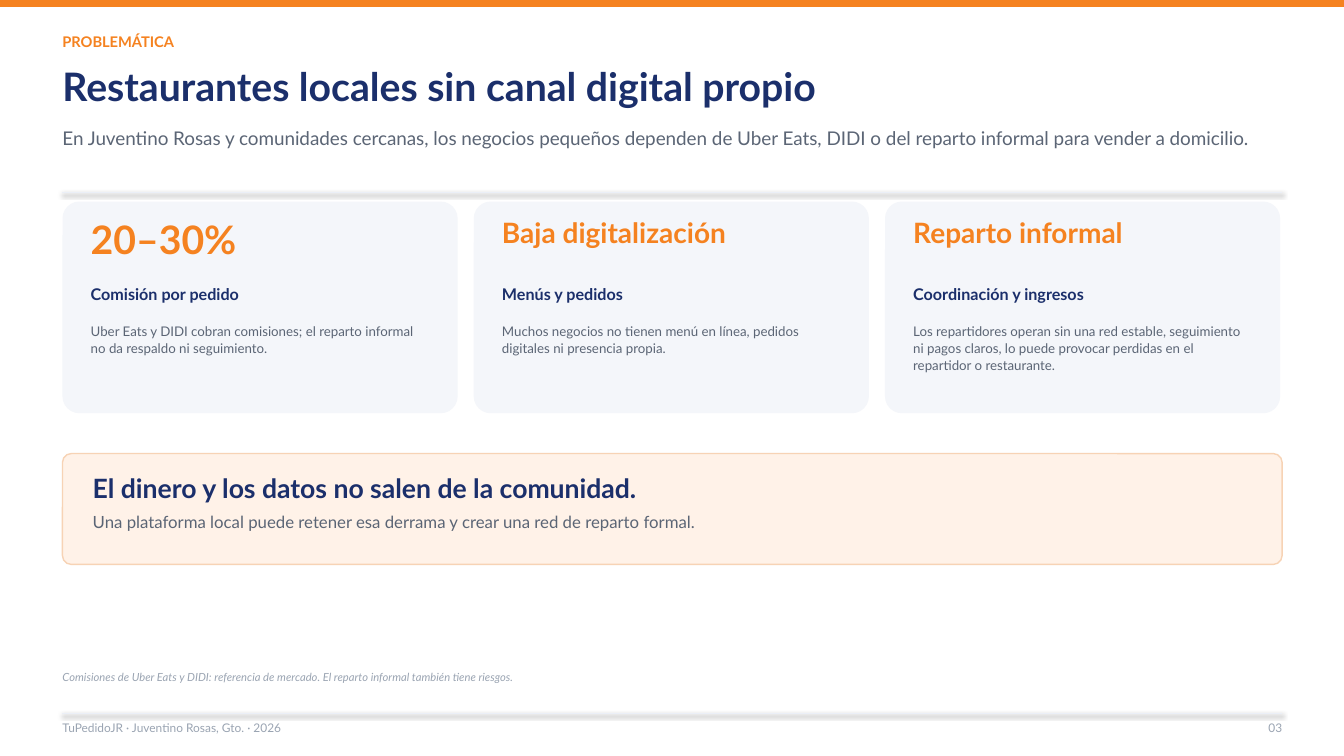
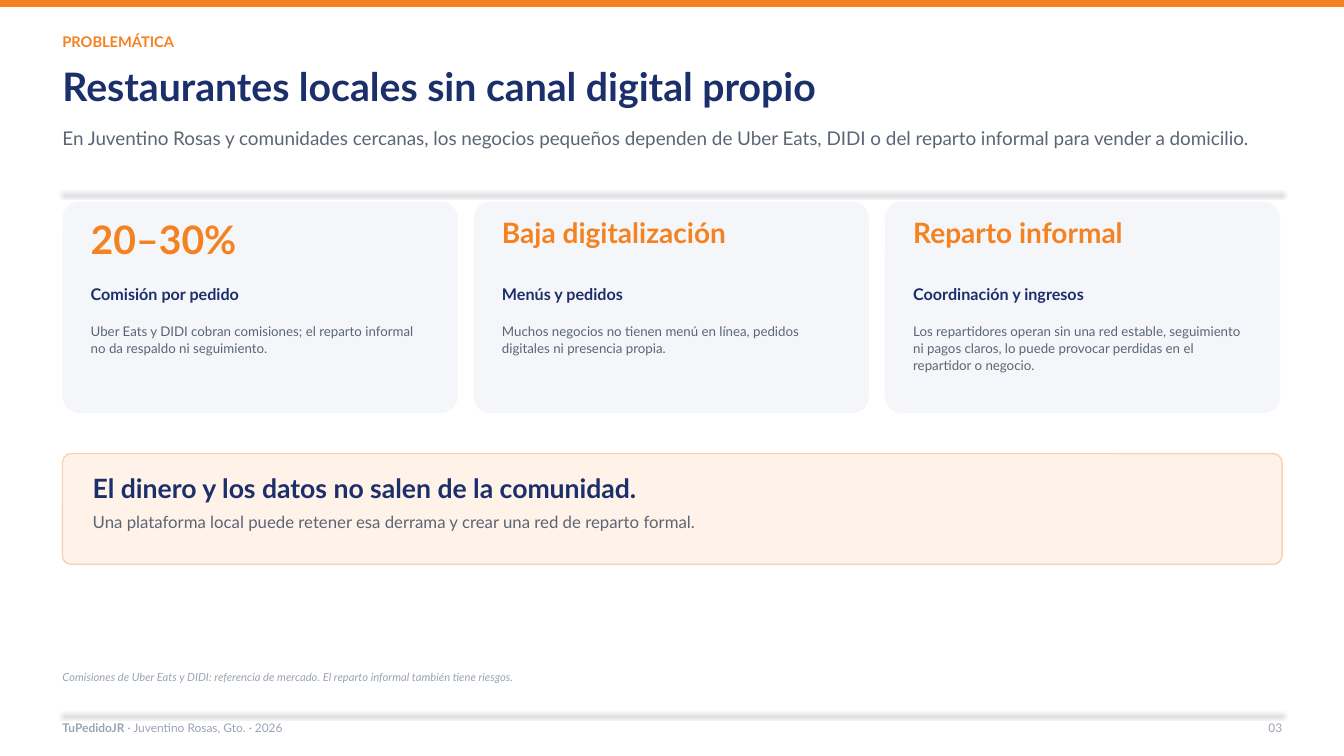
Before and after one commit to Lodoman-old/TuPedidoJR, a slide deck: slide 3 of docs/presentacion/TuPedidoJR_2026.pptx. Drawn at 1344x756 pixels with LibreOffice and Linux fonts; fonts in the diff are those of the drawing. Boxes give left, top, right and bottom in pixels: in the first picture for what was removed or moved away, otherwise in the second. Text is boxed around its words. In the diff, an @@ line names an element or a change of style, - is before the commit and + after.

Commit message:
Agrega motomandado de negocio a las presentaciones

```diff
--- a/docs/presentacion/TuPedidoJR_2026.pptx
+++ b/docs/presentacion/TuPedidoJR_2026.pptx
@@ text at (913, 326, 1240, 373): text changed @@
-Los repartidores operan sin una red estable, seguimiento ni pagos claros, lo puede provocar perdidas en el repartidor o restaurante.
+Los repartidores operan sin una red estable, seguimiento ni pagos claros, lo puede provocar perdidas en el repartidor o negocio.
@@ text "TuPedidoJR · Juventino Rosas, Gto. ..." at (62, 723, 283, 732): bold on in "TuPedidoJR" @@
```
Also in this commit, not shown: 12 other slides changed, 7 other files.
